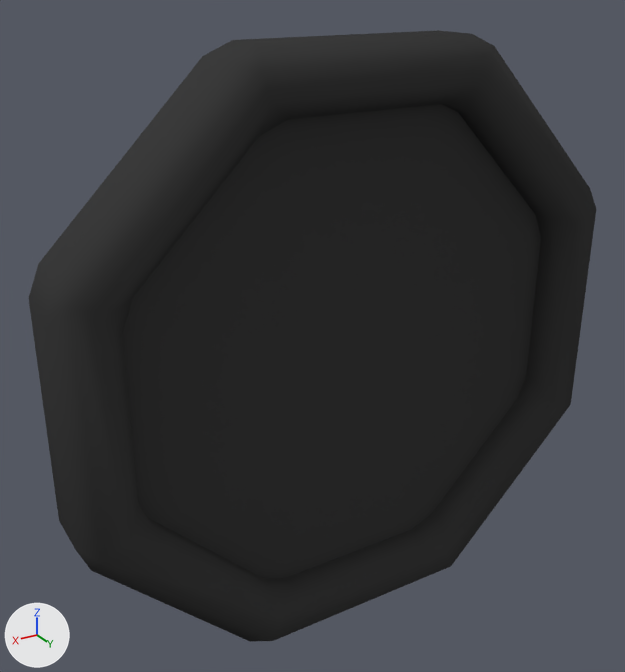
The Blender file work/blender/icon.blend, before and after one commit.
One viewpoint serves both versions: a camera (50 mm lens) standing at (0.921, 1.36, 0.746) and looking at (0.069, -0.06, 0.036). The lights are fixed; the arrows at lower left show +X, +Y and +Z.

The scene before the commit, as lines of its bpy script (objects in view):
```python
me_circle_001 = bpy.data.meshes.new('Circle.001')
me_circle_001.from_pydata(...)  # 89 vertices, 80 faces; spans x -0.625..0.625, y -0.068..0.068, z -0.625..0.625
me_circle_001.materials.append(mat_frame)  # its picture is missing
me_circle_002 = bpy.data.meshes.new('Circle.002')
me_circle_002.from_pydata([(0.5, 0.027, 0.5), (0.5, 0.027, -0.5), (-0.5, 0.027, -0.5), (-0.5, 0.027, 0.5)], [], [(1, 2, 3, 0)])
me_circle_002.materials.append(mat_icon)  # white #ffffff
ob_frame = bpy.data.objects.new('Frame', me_circle_001)
ob_frame.location = (0.0, 0.0, 0.0)
ob_icon = bpy.data.objects.new('Icon', me_circle_002)
ob_icon.location = (0.0, 0.0, 0.0)
ob_icon.hide_viewport = True
```
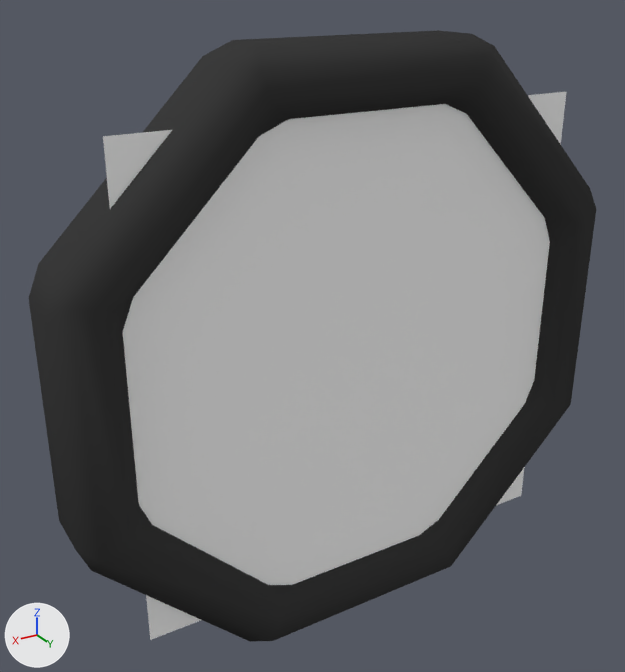
The newer file is also rescaled (x0.5) as a whole; pictures and numbers use the older file's frame.

The change in detail:
Object 'Icon' (ob_icon) is now shown.

Boxes (x1, y1, x2, y2) around the edits, measured in the pictures (625 x 672 px):
'Icon', shown
    after: (103, 92, 567, 640)
